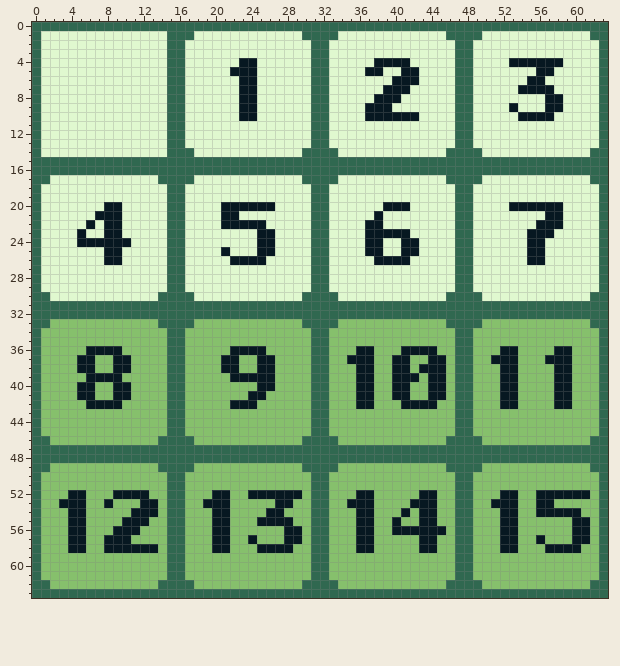
Pixel-art file, stored at res/tiles.aseprite. The first picture shows the starting point.
64x64 pixels, 1 frame.
And afterwards:
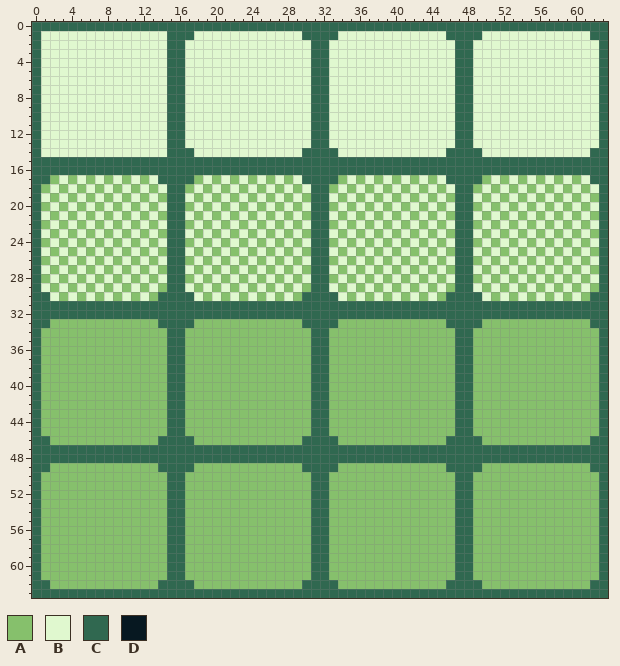
Palette (. is transparent): A #86c06c  B #e0f8cf  C #306850  D #071821
The exact change:
Layer "Background":
y 4: x 23..24 DD -> BB; x 38..41 DDDD -> BBBB; x 53..58 DDDDDD -> BBBBBB
y 5: x 22..24 DDD -> BBB; x 37..38 DD -> BB; x 41..42 DD -> BB; x 56..57 DD -> BB
y 6: x 23..24 DD -> BB; x 40..42 DDD -> BBB; x 55..56 DD -> BB
y 7: x 23..24 DD -> BB; x 39..41 DDD -> BBB; x 54..57 DDDD -> BBBB
y 8: x 23..24 DD -> BB; x 38..40 DDD -> BBB; x 57..58 DD -> BB
y 9: x 23..24 DD -> BB; x 37..39 DDD -> BBB; x 53 D -> B; x 57..58 DD -> BB
y 10: x 23..24 DD -> BB; x 37..42 DDDDDD -> BBBBBB; x 54..57 DDDD -> BBBB
y 17: x 2 B -> A; x 4 B -> A; x 6 B -> A; x 8 B -> A; x 10 B -> A; x 12 B -> A; x 18 B -> A; x 20 B -> A; x 22 B -> A; x 24 B -> A; x 26 B -> A; x 28 B -> A; x 34 B -> A; x 36 B -> A; x 38 B -> A; x 40 B -> A; x 42 B -> A; x 44 B -> A; x 50 B -> A; x 52 B -> A; x 54 B -> A; x 56 B -> A; x 58 B -> A; x 60 B -> A
y 18: x 1 B -> A; x 3 B -> A; x 5 B -> A; x 7 B -> A; x 9 B -> A; x 11 B -> A; x 13 B -> A; x 17 B -> A; x 19 B -> A; x 21 B -> A; x 23 B -> A; x 25 B -> A; x 27 B -> A; x 29 B -> A; x 33 B -> A; x 35 B -> A; x 37 B -> A; x 39 B -> A; x 41 B -> A; x 43 B -> A; x 45 B -> A; x 49 B -> A; x 51 B -> A; x 53 B -> A; x 55 B -> A; x 57 B -> A; x 59 B -> A; x 61 B -> A
y 19: x 2 B -> A; x 4 B -> A; x 6 B -> A; x 8 B -> A; x 10 B -> A; x 12 B -> A; x 14 B -> A; x 18 B -> A; x 20 B -> A; x 22 B -> A; x 24 B -> A; x 26 B -> A; x 28 B -> A; x 30 B -> A; x 34 B -> A; x 36 B -> A; x 38 B -> A; x 40 B -> A; x 42 B -> A; x 44 B -> A; x 46 B -> A; x 50 B -> A; x 52 B -> A; x 54 B -> A; x 56 B -> A; x 58 B -> A; x 60 B -> A; x 62 B -> A
y 20: x 1 B -> A; x 3 B -> A; x 5 B -> A; x 7..9 BDD -> ABA; x 11 B -> A; x 13 B -> A; x 17 B -> A; x 19 B -> A; x 21..27 DDDDDDB -> ABABABA; x 29 B -> A; x 33 B -> A; x 35 B -> A; x 37 B -> A; x 39..41 DDD -> ABA; x 43 B -> A; x 45 B -> A; x 49 B -> A; x 51 B -> A; x 53..59 DDDDDDB -> ABABABA; x 61 B -> A
y 21: x 2 B -> A; x 4 B -> A; x 6..10 BDDDB -> ABABA; x 12 B -> A; x 14 B -> A; x 18 B -> A; x 20..22 BDD -> ABA; x 24 B -> A; x 26 B -> A; x 28 B -> A; x 30 B -> A; x 34 B -> A; x 36 B -> A; x 38 D -> A; x 40 B -> A; x 42 B -> A; x 44 B -> A; x 46 B -> A; x 50 B -> A; x 52 B -> A; x 54 B -> A; x 56..58 BDD -> ABA; x 60 B -> A; x 62 B -> A
y 22: x 1 B -> A; x 3 B -> A; x 5..9 BDBDD -> ABABA; x 11 B -> A; x 13 B -> A; x 17 B -> A; x 19 B -> A; x 21..25 DDDDD -> ABABA; x 27 B -> A; x 29 B -> A; x 33 B -> A; x 35 B -> A; x 37..39 DDB -> ABA; x 41 B -> A; x 43 B -> A; x 45 B -> A; x 49 B -> A; x 51 B -> A; x 53 B -> A; x 55..59 BDDDB -> ABABA; x 61 B -> A
y 23: x 2 B -> A; x 4..6 BDB -> ABA; x 8..10 DDB -> ABA; x 12 B -> A; x 14 B -> A; x 18 B -> A; x 20 B -> A; x 22 B -> A; x 24..26 BDD -> ABA; x 28 B -> A; x 30 B -> A; x 34 B -> A; x 36..42 BDDDDDB -> ABABABA; x 44 B -> A; x 46 B -> A; x 50 B -> A; x 52 B -> A; x 54..58 BDDDB -> ABABA; x 60 B -> A; x 62 B -> A
y 24: x 1 B -> A; x 3 B -> A; x 5..11 DDDDDDB -> ABABABA; x 13 B -> A; x 17 B -> A; x 19 B -> A; x 21 B -> A; x 23 B -> A; x 25..27 DDB -> ABA; x 29 B -> A; x 33 B -> A; x 35 B -> A; x 37..39 DDB -> ABA; x 41..43 DDB -> ABA; x 45 B -> A; x 49 B -> A; x 51 B -> A; x 53 B -> A; x 55..57 DDB -> ABA; x 59 B -> A; x 61 B -> A
y 25: x 2 B -> A; x 4 B -> A; x 6 B -> A; x 8..10 DDB -> ABA; x 12 B -> A; x 14 B -> A; x 18 B -> A; x 20..22 BDB -> ABA; x 24..26 BDD -> ABA; x 28 B -> A; x 30 B -> A; x 34 B -> A; x 36..38 BDD -> ABA; x 40..42 BDD -> ABA; x 44 B -> A; x 46 B -> A; x 50 B -> A; x 52 B -> A; x 54..56 BDD -> ABA; x 58 B -> A; x 60 B -> A; x 62 B -> A
y 26: x 1 B -> A; x 3 B -> A; x 5 B -> A; x 7..9 BDD -> ABA; x 11 B -> A; x 13 B -> A; x 17 B -> A; x 19 B -> A; x 21..25 BDDDD -> ABABA; x 27 B -> A; x 29 B -> A; x 33 B -> A; x 35 B -> A; x 37..41 BDDDD -> ABABA; x 43 B -> A; x 45 B -> A; x 49 B -> A; x 51 B -> A; x 53 B -> A; x 55..57 DDB -> ABA; x 59 B -> A; x 61 B -> A
y 27: x 2 B -> A; x 4 B -> A; x 6 B -> A; x 8 B -> A; x 10 B -> A; x 12 B -> A; x 14 B -> A; x 18 B -> A; x 20 B -> A; x 22 B -> A; x 24 B -> A; x 26 B -> A; x 28 B -> A; x 30 B -> A; x 34 B -> A; x 36 B -> A; x 38 B -> A; x 40 B -> A; x 42 B -> A; x 44 B -> A; x 46 B -> A; x 50 B -> A; x 52 B -> A; x 54 B -> A; x 56 B -> A; x 58 B -> A; x 60 B -> A; x 62 B -> A
y 28: x 1 B -> A; x 3 B -> A; x 5 B -> A; x 7 B -> A; x 9 B -> A; x 11 B -> A; x 13 B -> A; x 17 B -> A; x 19 B -> A; x 21 B -> A; x 23 B -> A; x 25 B -> A; x 27 B -> A; x 29 B -> A; x 33 B -> A; x 35 B -> A; x 37 B -> A; x 39 B -> A; x 41 B -> A; x 43 B -> A; x 45 B -> A; x 49 B -> A; x 51 B -> A; x 53 B -> A; x 55 B -> A; x 57 B -> A; x 59 B -> A; x 61 B -> A
y 29: x 2 B -> A; x 4 B -> A; x 6 B -> A; x 8 B -> A; x 10 B -> A; x 12 B -> A; x 14 B -> A; x 18 B -> A; x 20 B -> A; x 22 B -> A; x 24 B -> A; x 26 B -> A; x 28 B -> A; x 30 B -> A; x 34 B -> A; x 36 B -> A; x 38 B -> A; x 40 B -> A; x 42 B -> A; x 44 B -> A; x 46 B -> A; x 50 B -> A; x 52 B -> A; x 54 B -> A; x 56 B -> A; x 58 B -> A; x 60 B -> A; x 62 B -> A
y 30: x 3 B -> A; x 5 B -> A; x 7 B -> A; x 9 B -> A; x 11 B -> A; x 13 B -> A; x 19 B -> A; x 21 B -> A; x 23 B -> A; x 25 B -> A; x 27 B -> A; x 29 B -> A; x 35 B -> A; x 37 B -> A; x 39 B -> A; x 41 B -> A; x 43 B -> A; x 45 B -> A; x 51 B -> A; x 53 B -> A; x 55 B -> A; x 57 B -> A; x 59 B -> A; x 61 B -> A
y 36: x 6..9 DDDD -> AAAA; x 22..25 DDDD -> AAAA; x 36..37 DD -> AA; x 41..44 DDDD -> AAAA; x 52..53 DD -> AA; x 58..59 DD -> AA
y 37: x 5..6 DD -> AA; x 9..10 DD -> AA; x 21..22 DD -> AA; x 25..26 DD -> AA; x 35..37 DDD -> AAA; x 40..41 DD -> AA; x 44..45 DD -> AA; x 51..53 DDD -> AAA; x 57..59 DDD -> AAA
y 38: x 5..6 DD -> AA; x 9..10 DD -> AA; x 21..22 DD -> AA; x 25..26 DD -> AA; x 36..37 DD -> AA; x 40..41 DD -> AA; x 43..45 DDD -> AAA; x 52..53 DD -> AA; x 58..59 DD -> AA
y 39: x 6..9 DDDD -> AAAA; x 22..26 DDDDD -> AAAAA; x 36..37 DD -> AA; x 40..42 DDD -> AAA; x 44..45 DD -> AA; x 52..53 DD -> AA; x 58..59 DD -> AA
y 40: x 5..6 DD -> AA; x 9..10 DD -> AA; x 25..26 DD -> AA; x 36..37 DD -> AA; x 40..41 DD -> AA; x 44..45 DD -> AA; x 52..53 DD -> AA; x 58..59 DD -> AA
y 41: x 5..6 DD -> AA; x 9..10 DD -> AA; x 24..25 DD -> AA; x 36..37 DD -> AA; x 40..41 DD -> AA; x 44..45 DD -> AA; x 52..53 DD -> AA; x 58..59 DD -> AA
y 42: x 6..9 DDDD -> AAAA; x 22..24 DDD -> AAA; x 36..37 DD -> AA; x 41..44 DDDD -> AAAA; x 52..53 DD -> AA; x 58..59 DD -> AA
y 52: x 4..5 DD -> AA; x 9..12 DDDD -> AAAA; x 20..21 DD -> AA; x 24..29 DDDDDD -> AAAAAA; x 36..37 DD -> AA; x 43..44 DD -> AA; x 52..53 DD -> AA; x 56..61 DDDDDD -> AAAAAA
y 53: x 3..5 DDD -> AAA; x 8 D -> A; x 12..13 DD -> AA; x 19..21 DDD -> AAA; x 27..28 DD -> AA; x 35..37 DDD -> AAA; x 42..44 DDD -> AAA; x 51..53 DDD -> AAA; x 56..57 DD -> AA
y 54: x 4..5 DD -> AA; x 11..13 DDD -> AAA; x 20..21 DD -> AA; x 26..27 DD -> AA; x 36..37 DD -> AA; x 41 D -> A; x 43..44 DD -> AA; x 52..53 DD -> AA; x 56..60 DDDDD -> AAAAA
y 55: x 4..5 DD -> AA; x 10..12 DDD -> AAA; x 20..21 DD -> AA; x 25..28 DDDD -> AAAA; x 36..37 DD -> AA; x 40 D -> A; x 43..44 DD -> AA; x 52..53 DD -> AA; x 60..61 DD -> AA
y 56: x 4..5 DD -> AA; x 9..11 DDD -> AAA; x 20..21 DD -> AA; x 28..29 DD -> AA; x 36..37 DD -> AA; x 40..45 DDDDDD -> AAAAAA; x 52..53 DD -> AA; x 60..61 DD -> AA
y 57: x 4..5 DD -> AA; x 8..10 DDD -> AAA; x 20..21 DD -> AA; x 24 D -> A; x 28..29 DD -> AA; x 36..37 DD -> AA; x 43..44 DD -> AA; x 52..53 DD -> AA; x 56 D -> A; x 60..61 DD -> AA
y 58: x 4..5 DD -> AA; x 8..13 DDDDDD -> AAAAAA; x 20..21 DD -> AA; x 25..28 DDDD -> AAAA; x 36..37 DD -> AA; x 43..44 DD -> AA; x 52..53 DD -> AA; x 57..60 DDDD -> AAAA
